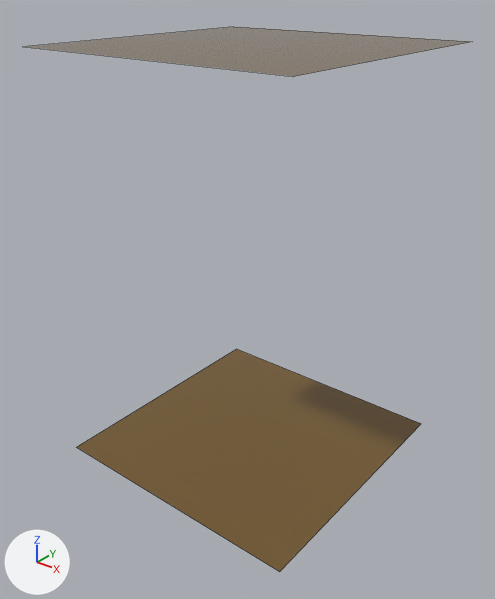
The FBX model Interiors/SM_IntHouseCenter.fbx: old version first, new version second.
Both versions are drawn from a 50 mm camera at (3.81, -2.59, 3.44) aimed at (1.03, 0.89, 1.28). Every picture has the same lights, and +X, +Y and +Z are marked at lower left. The picture after the commit comes second. Mesh edges are drawn as thin lines. Where no turn or scale is listed for an object, it has been applied to the vertices.
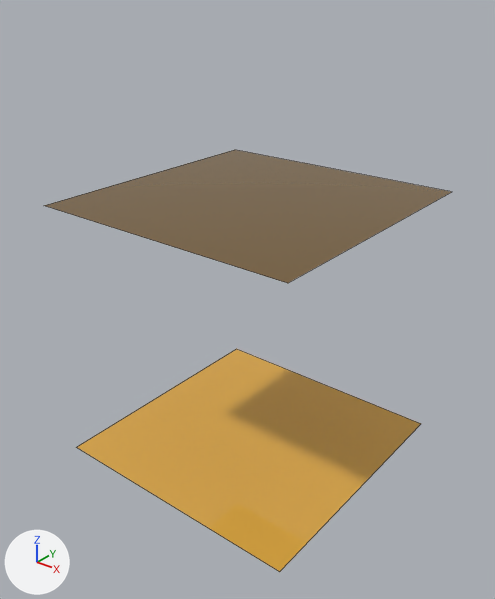
The newer file is also rescaled (x1.5), turned or shifted as a whole; pictures and numbers use the older file's frame.

The change in detail:
Material '15 - Default' (mat_15___default) is new.
Its base color is (0.729, 0.396, 0.0595) (orange #dea945).
Its roughness is 0.0.
me_mesh is used by ob_plane016; location (0.0, 0.0, 0.0).
me_mesh had 8 vertices, 2 faces and spanned x 0.0..2.0, y 0.0..2.0, z 0.0..3.0.
me_mesh now has 8 vertices, 2 faces and spans x 0.0..2.0, y 0.0..2.0, z 0.0..2.0.
Part 1, on me_mesh:
Vertex 4 of me_mesh moves from (0.0, 2.0, 3.0) at pixel (233, 26) to (2.0, 0.0, 2.0) at pixel (287, 283).
Vertex 5 of me_mesh moves from (2.0, 2.0, 3.0) to (0.0, 0.0, 2.0) at pixel (43, 205).
Vertex 6 of me_mesh moves from (0.0, 0.0, 3.0) to (2.0, 2.0, 2.0) at pixel (452, 191).
Vertex 7 of me_mesh moves from (2.0, 0.0, 3.0) at pixel (293, 76) to (0.0, 2.0, 2.0) at pixel (234, 149).
me_mesh part 2: the 1 face centred in x 1.0, y 1.0, z 0.0 switches from mat_09___default (brown #73592c) to mat_15___default (orange #dea945).
me_mesh gains material mat_15___default (orange #dea945).

What differs and where, as boxes [x1, y1, x2, y2] in the pictures (495 x 599 px; the box of a moved part takes in the faces that stretch with it):
'Plane016', reshaped, recoloured (brown to orange, 9% narrower, 23% shorter): before [25, 27, 470, 572]; after [44, 150, 451, 572]
part 1 of me_mesh, moved or reshaped: before [25, 27, 470, 77]; after [44, 150, 451, 283]
part 2 of me_mesh, recoloured (brown to orange): [77, 349, 421, 572] in both
